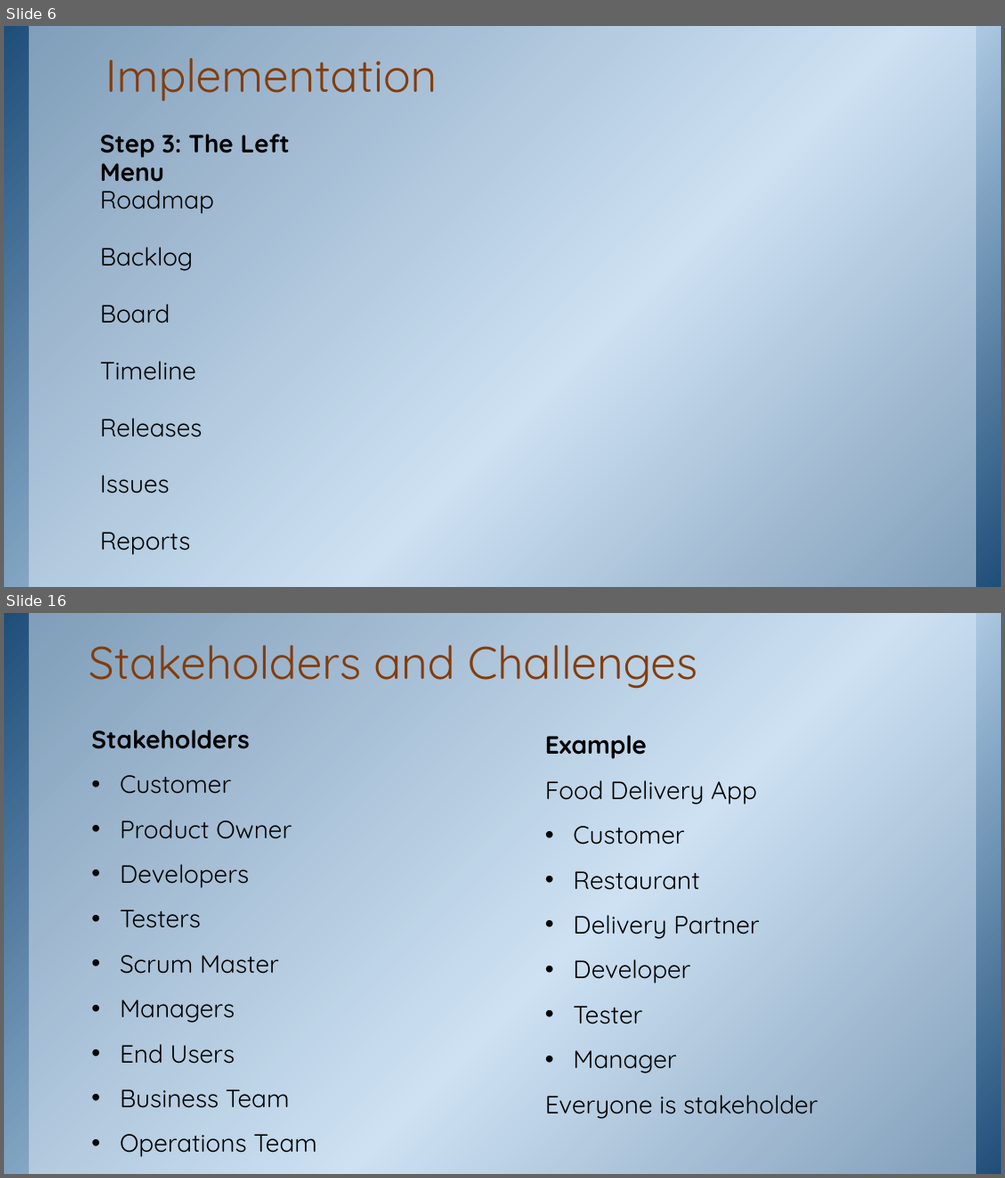
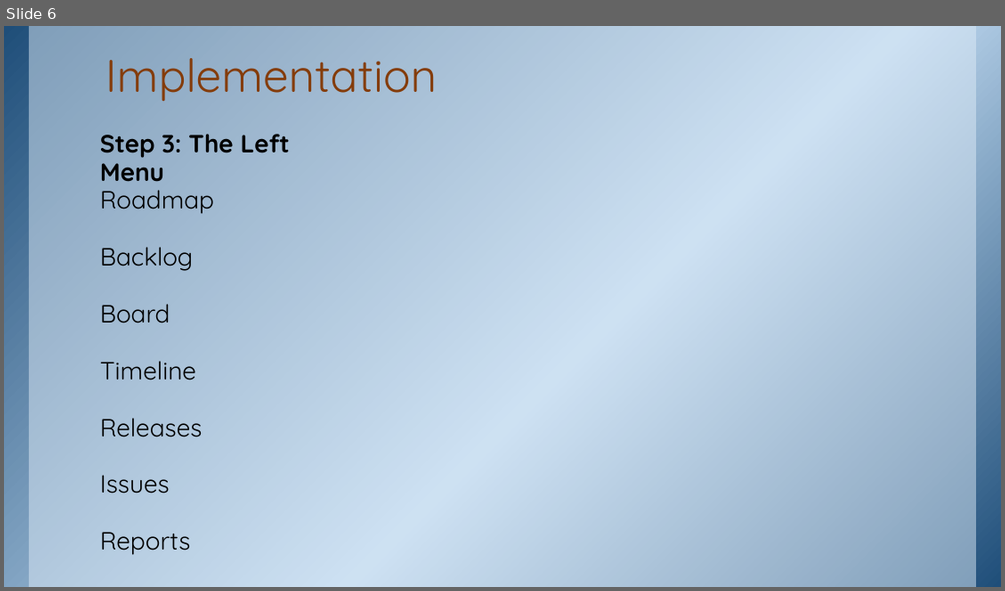
Before and after one commit to ketkiinamdar/IGCOE, a slide deck: TE - Practical-1-20Jul2026 - JIRA.pptx. Shown one above the other, each under a label of ours: slides 6 and 16 before the commit, slide 6 after it; the slides between them are not shown. The pictures are 1005x1178 and 1005x591 pixels, drawn with LibreOffice and Linux fonts; fonts in the diff are those of the drawing; background and template pictures are left out. Boxes give left, top, right and bottom in pixels: in the first picture for what was removed or moved away, otherwise in the second. Text is boxed around its words. In the diff, an @@ line names an element or a change of style, - is before the commit and + after.

```diff
--- a/TE - Practical-1-20Jul2026 - JIRA.pptx
+++ b/TE - Practical-1-20Jul2026 - JIRA.pptx
@@ slide 16 removed at box(4, 613, 1001, 1174), background picture (left out); not listed: 2 template elements that a slide beside it also shows @@
@@ title removed at box(89, 645, 697, 689) @@
-Stakeholders and Challenges
@@ text removed at box(91, 730, 317, 1157) @@
-Stakeholders
-• Customer
-• Product Owner
-• Developers
-• Testers
-• Scrum Master
-• Managers
-• End Users
-• Business Team
-• Operations Team
@@ text removed at box(545, 735, 817, 1119) @@
-Example
-Food Delivery App
-• Customer
-• Restaurant
-• Delivery Partner
-• Developer
-• Tester
-• Manager
-Everyone is stakeholder
```
Also in this commit, not shown: 14 other slides removed, 3 other files.
